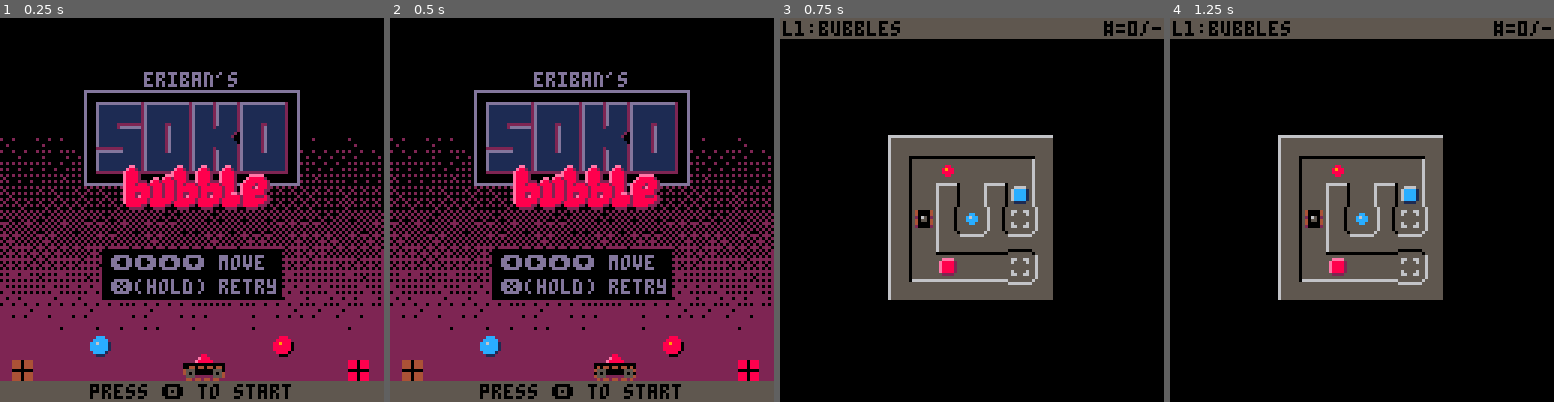
Above: before the commit, frames 1-4 (left to right).
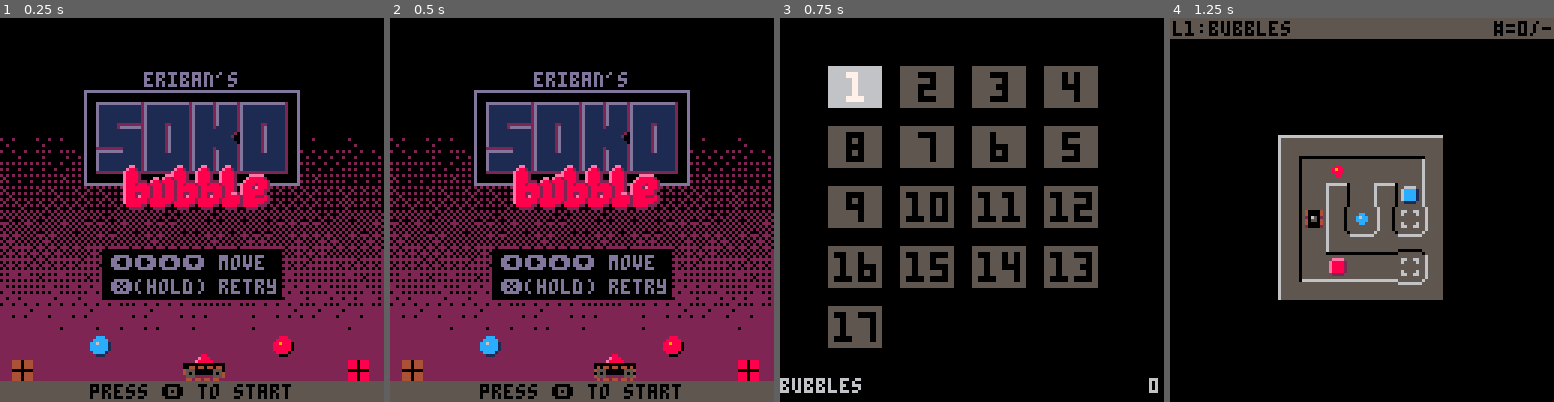
Above: after the commit, the same moments.

Repository: erwinbonsma/SokoBubbleP8
Game: PICO-8 cartridge sokobubble.p8
Same seed, same stepped clock (60 frames per second), same inputs: the game is played once before the commit and once after it.
Inputs:
- Up to frame 1 (0.25 s): no input
- Up to frame 2 (0.5 s): tap X (X key) at 0.33 s
- Up to frame 3 (0.75 s): tap O (Z key) at 0.7 s
- Up to frame 4 (1.25 s): tap X (X key) at 1.07 s

Frames 1-2 are identical in both runs. In frame 3, 31% of the frame differs, in the area x 0-100%, y 0-98%; in frame 4, nothing differs.

Commit message:
Add basic level menu

Diff:
--- a/sokobubble.p8
+++ b/sokobubble.p8
@@ -69,6 +68,17 @@
 colors={9,8,3,12}
 colors[0]=0
 hi_colors={10,14,11,6}
+
+function level_id(level_idx)
+ --level id allows reset of
+ --level progress after level
+ --changed
+
+ return (
+  level_defs[level_idx].lvl_id
+  or level_idx
+ )
+end
 
 function delta_rot(r1,r2)
  local d=r2-r1
@@ -314,6 +324,109 @@
 
 function stats:get_hi(level_id)
  return dget(1+level_id)
+end
+
+levelmenu={}
+function levelmenu:new()
+ local o=new_object(self)
+
+ o.ncols=4
+ o.nrows=5
+ o.cx=0
+ o.cy=0
+
+ return o
+end
+
+function levelmenu:_lvl_idx(x,y)
+ local idx=1+y*4
+ if y%2==0 then
+  idx+=x
+ else
+  idx+=3-x
+ end
+ if idx>#level_defs then
+  idx=nil
+ end
+ return idx
+end
+
+function levelmenu:update()
+ local cx=self.cx
+ local cy=self.cy
+
+ if btnp(➡️) then
+  cx=(cx+1)%self.ncols
+ elseif btnp(⬅️) then
+  cx=(cx+self.ncols-1)%self.ncols
+ elseif btnp(⬆️) then
+  cy=(cy+self.nrows-1)%self.nrows
+ elseif btnp(⬇️) then
+  cy=(cy+1)%self.nrows
+ else
+  if btnp(❎) then
+   start_level(
+    self:_lvl_idx(cx,cy)
+   )
+  end
+  return
+ end
+
+ local lvl_idx=self:_lvl_idx(
+  cx,cy
+ )
+ if lvl_idx==nil then
+  sfx(1)
+  return
+ end
+ local lvl_id=level_id(lvl_idx)
+ if not stats:is_done(lvl_id) then
+  sfx(1)
+  return
+ end
+
+ self.cx=cx
+ self.cy=cy
+end
+
+function levelmenu:draw()
+ cls()
+
+ for i=1,#level_defs do
+  local row=(i-1)\self.ncols
+  local col=(i-1)%self.ncols
+  if row%2==1 then
+   col=3-col
+  end
+
+  local x=col*24+16
+  local y=row*20+16
+  local lvl_id=level_id(i)
+  local focus=(
+   col==self.cx and row==self.cy
+  )
+  rectfill(
+   x,y,x+17,y+13,
+   focus and 6 or 5
+  )
+  local s=""..i
+  local c=0
+  if focus then
+   c=7
+  elseif stats:is_done(lvl_id) then
+   c=6
+  end
+  printbig(s,x+10-#s*4,y+2,c)
+
+  if focus then
+   local ld=level_defs[i]
+   print(ld.name,0,120,6)
+   local s=""..stats:get_hi(
+    lvl_id
+   )
+   print(s,127-4*#s,120,6)
+  end
+ end
 end
 
 box={}
@@ -706,12 +819,7 @@
  o.sy0=67-4*o.nrows
  o.lvl_def=lvl_def
 
- o.id=lvl_index
- if lvl_def.lvl_id!=nil then
-  --allow reset of level hi
-  --score after level changed
-  o.id=lvl_def.lvl_id
- end
+ o.id=level_id(lvl_index)
  o.hi_score=_stats:get_hi(o.id)
 
  return o
@@ -925,6 +1033,7 @@
 function _init()
  _stats=stats:new()
  _title=title:new()
+ _levelmenu=levelmenu:new()
 
  scene=_title
 end
@@ -955,7 +1064,7 @@
 
 function title:update()
  if btnp(🅾️) then
-  start_level(1)
+  scene=_levelmenu
   return
  end
 
